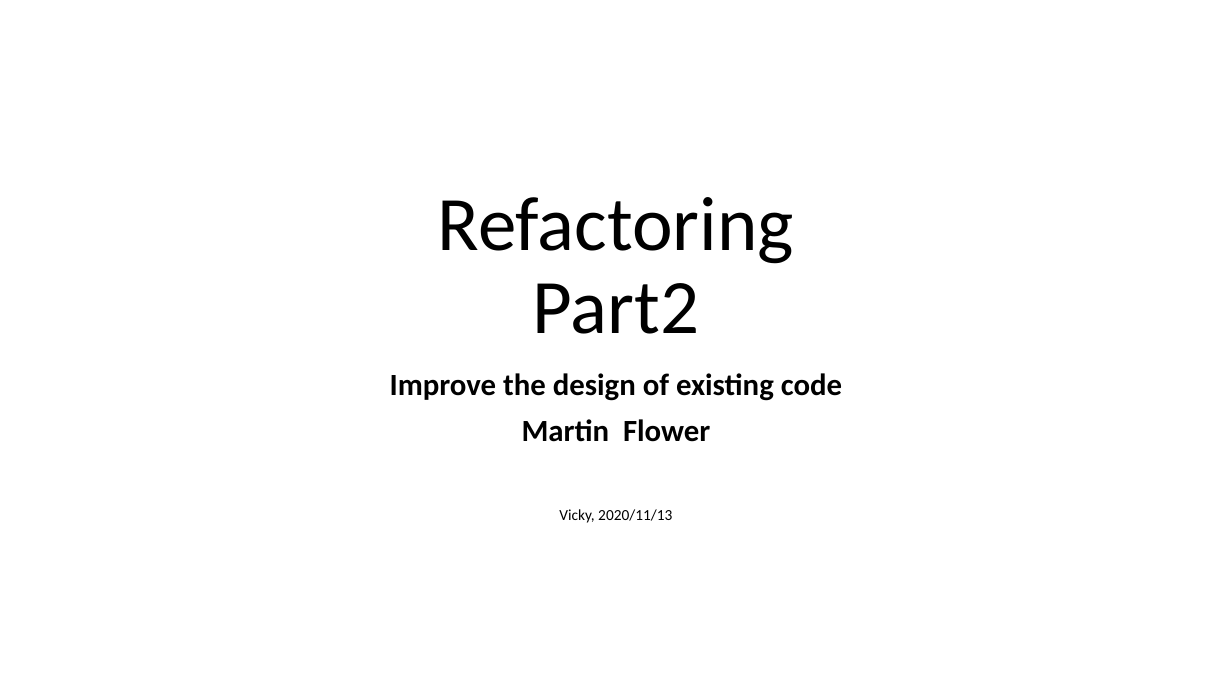
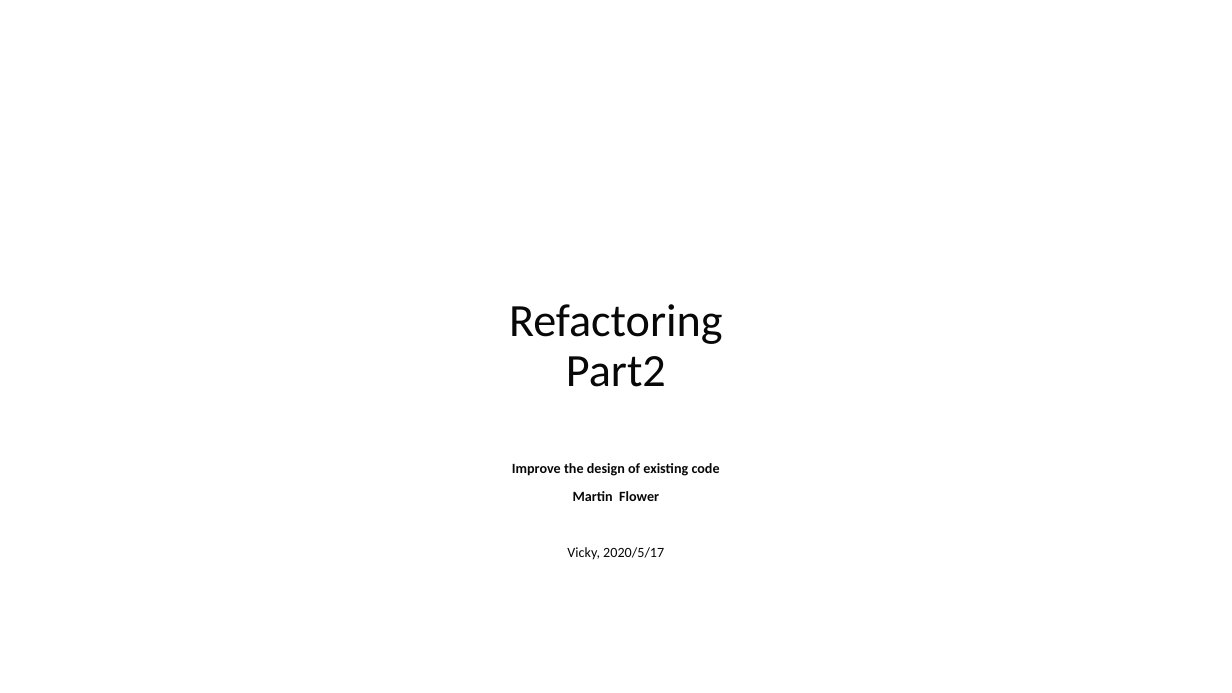
Before and after one commit to YingVickyCao/YingVickyCao.github.io, a slide deck: slide 1 of books/Refactoring/session/Refactoring_part2.pptx. Drawn at 1232x693 pixels with LibreOffice and Linux fonts; fonts in the diff are those of the drawing. Boxes give left, top, right and bottom in pixels: in the first picture for what was removed or moved away, otherwise in the second. Text is boxed around its words. In the diff, an @@ line names an element or a change of style, - is before the commit and + after.

Commit message:
refactoring

```diff
--- a/books/Refactoring/session/Refactoring_part2.pptx
+++ b/books/Refactoring/session/Refactoring_part2.pptx
@@ title "Refactoring Part2": place and size @@
-title "Refactoring Part2" at <box>438,197,794,334</box>
+title "Refactoring Part2" at <box>509,304,723,387</box>
@@ title "Refactoring Part2" at <box>509,304,723,387</box>: size 60 to 36 pt, text colour #000000 to #080808; vertical alignment bottom to middle @@
@@ subtitle "Improve the design of existing ...": place and size @@
-subtitle "Improve the design of existing ..." at <box>390,373,842,523</box>
+subtitle "Improve the design of existing ..." at <box>512,463,720,560</box>
@@ subtitle at <box>512,463,720,501</box>: size 24 to 11 pt, text colour #000000 to #080808 in "Improve the design of existing code", "Martin Flower" @@
@@ subtitle at <box>567,547,664,560</box>: text changed; size 12 to 11 pt; text colour #000000 to #080808 @@
-Vicky, 2020/11/13
+Vicky, 2020/5/17
```
Also in this commit, not shown: 6 slides removed, 7 other files.
